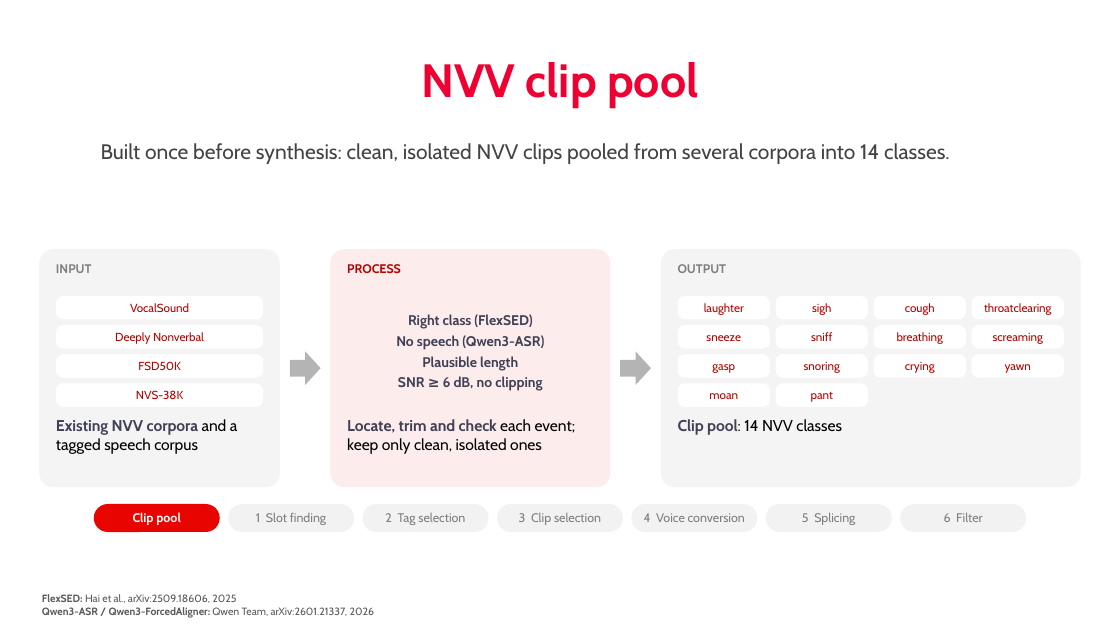
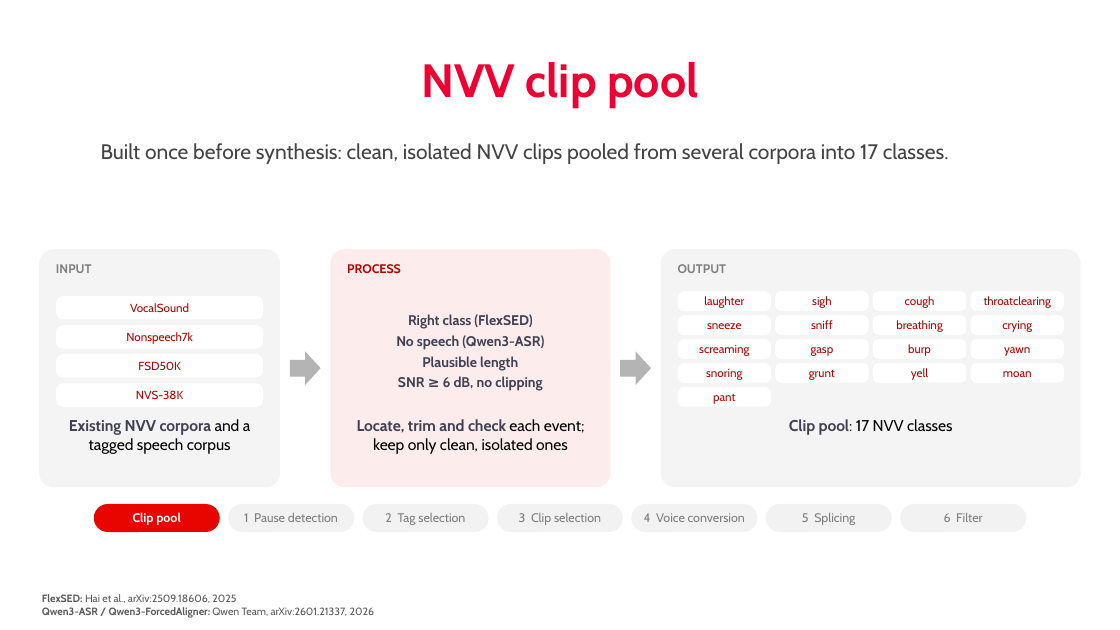
Before and after one commit to nhakanasi/VDT_GD2, a slide deck: slide 8 of Method.pptx. Drawn at 1120x630 pixels with LibreOffice and Linux fonts; fonts in the diff are those of the drawing; background and template pictures are left out. Boxes give left, top, right and bottom in pixels: in the first picture for what was removed or moved away, otherwise in the second. Text is boxed around its words. In the diff, an @@ line names an element or a change of style, - is before the commit and + after.

```diff
--- a/Method.pptx
+++ b/Method.pptx
@@ text at box(101, 143, 949, 164): text changed @@
-Built once before synthesis: clean, isolated NVV clips pooled from several corpora into 14 classes.
+Built once before synthesis: clean, isolated NVV clips pooled from several corpora into 17 classes.
@@ rounded rectangle "laughter": place and size @@
-rounded rectangle "laughter" at box(678, 296, 770, 319)
+rounded rectangle "laughter" at box(678, 292, 771, 311)
@@ rounded rectangle "sigh": place and size @@
-rounded rectangle "sigh" at box(776, 296, 868, 319)
+rounded rectangle "sigh" at box(776, 292, 869, 311)
@@ rounded rectangle "cough": place and size @@
-rounded rectangle "cough" at box(874, 296, 966, 319)
+rounded rectangle "cough" at box(873, 292, 966, 311)
@@ rounded rectangle "throatclearing": place and size @@
-rounded rectangle "throatclearing" at box(972, 296, 1065, 319)
+rounded rectangle "throatclearing" at box(970, 292, 1064, 311)
@@ rounded rectangle "sneeze": place and size @@
-rounded rectangle "sneeze" at box(678, 325, 770, 349)
+rounded rectangle "sneeze" at box(678, 315, 771, 334)
@@ rounded rectangle "sniff": place and size @@
-rounded rectangle "sniff" at box(776, 325, 868, 349)
+rounded rectangle "sniff" at box(776, 315, 869, 334)
@@ rounded rectangle "breathing": place and size @@
-rounded rectangle "breathing" at box(874, 325, 966, 349)
+rounded rectangle "breathing" at box(873, 315, 966, 334)
@@ rounded rectangle "crying": place and size @@
-rounded rectangle "crying" at box(874, 355, 966, 378)
+rounded rectangle "crying" at box(970, 315, 1064, 334)
@@ text in rounded rectangle at box(126, 332, 192, 344): text changed @@
-Deeply Nonverbal
+Nonspeech7k
@@ rounded rectangle "screaming": place and size @@
-rounded rectangle "screaming" at box(972, 325, 1065, 349)
+rounded rectangle "screaming" at box(678, 339, 771, 359)
@@ rounded rectangle "gasp": place and size @@
-rounded rectangle "gasp" at box(678, 355, 770, 378)
+rounded rectangle "gasp" at box(776, 339, 869, 359)
@@ rounded rectangle added at box(873, 339, 966, 359), fill #FFFFFF, 10 pt, text #B30400 @@
+burp
@@ rounded rectangle "yawn": place and size @@
-rounded rectangle "yawn" at box(972, 355, 1065, 378)
+rounded rectangle "yawn" at box(970, 339, 1064, 359)
@@ rounded rectangle "pant": place and size @@
-rounded rectangle "pant" at box(776, 383, 868, 407)
+rounded rectangle "pant" at box(678, 387, 771, 407)
@@ rounded rectangle "snoring": place and size @@
-rounded rectangle "snoring" at box(776, 355, 868, 378)
+rounded rectangle "snoring" at box(678, 363, 771, 382)
@@ rounded rectangle added at box(776, 363, 869, 382), fill #FFFFFF, 10 pt, text #B30400 @@
+grunt
@@ rounded rectangle added at box(873, 363, 966, 382), fill #FFFFFF, 10 pt, text #B30400 @@
+yell
@@ rounded rectangle "moan": place and size @@
-rounded rectangle "moan" at box(678, 383, 770, 407)
+rounded rectangle "moan" at box(970, 363, 1064, 382)
@@ text "Existing NVV corpora and a ..." at box(69, 419, 251, 454): alignment left to centre @@
@@ text "Locate, trim and check each ..." at box(357, 419, 585, 454): alignment left to centre @@
@@ text at box(789, 419, 953, 435): text changed @@
-Clip pool: 14 NVV classes
+Clip pool: 17 NVV classes
@@ text in rounded rectangle at box(244, 513, 338, 522): text changed @@
-1 Slot finding
+1 Pause detection
```
Also in this commit, not shown: 23 other slides changed, 1 slide added, 1 slide removed, 8 other files.
